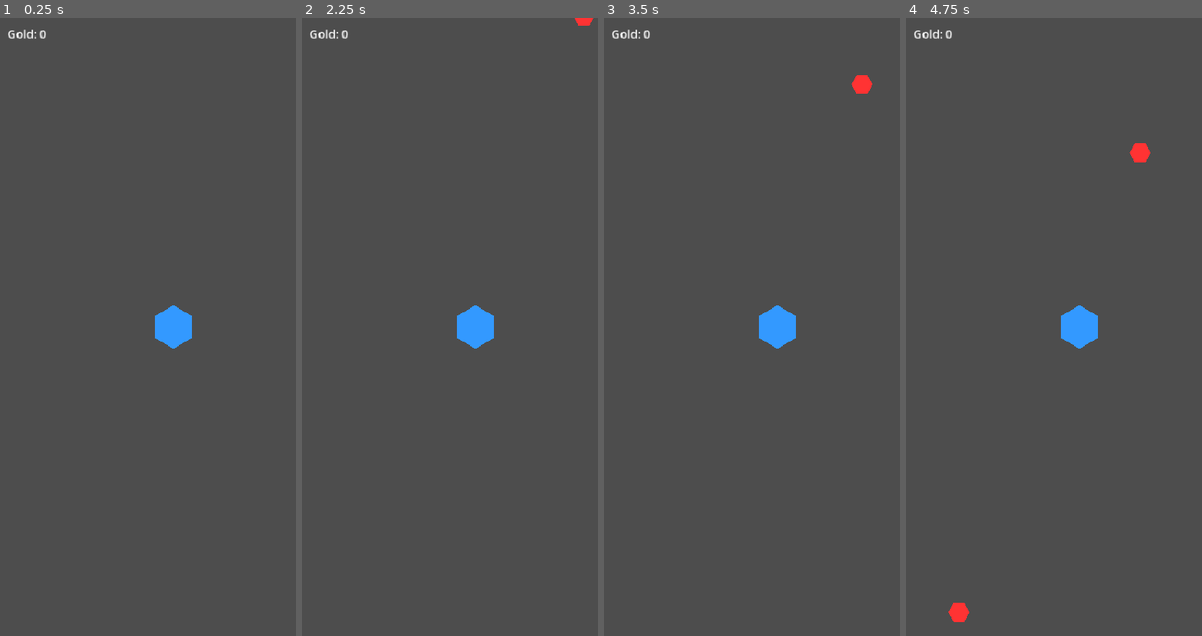
Above: before the commit, frames 1-4 (left to right).
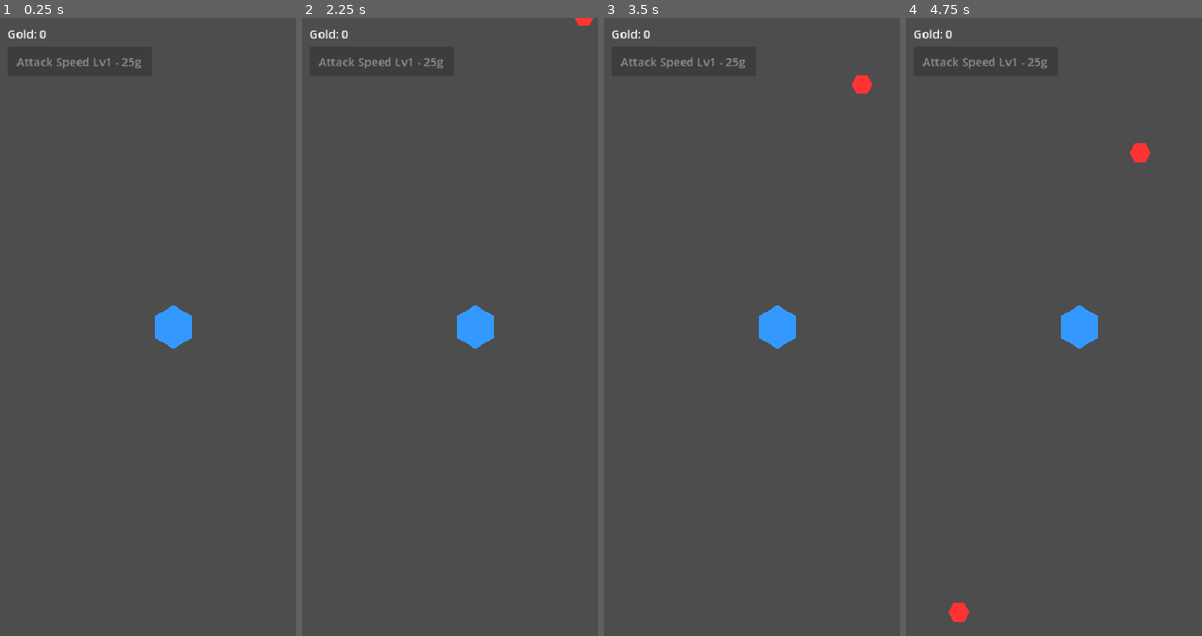
Above: after the commit, the same moments.

Repository: elydarstudio/Base_Defence
Game: Godot game, scene res://main.tscn
Two runs of this game, one before a commit and one after it. Both use one fixed random seed, a clock stepped at 60 frames per second and the inputs below.
Inputs:
- Up to frame 1 (0.25 s): no input
- Up to frame 2 (2.25 s): tap Enter at 0.5, 2 s; tap Space at 1.25 s
- Up to frame 3 (3.5 s): no input
- Up to frame 4 (4.75 s): no input

The runs differ from the first frame. In frame 1, 0.2% of the frame differs, in the area x 5-48%, y 6-9%; in frame 2, 0.2%; in frame 3, 0.2%; in frame 4, 0.2%.

Commit message:
step 4: attack speed upgrade purchasable mid-run, scaling cost

Diff:
--- a/base-defence/Scripts/main.gd
+++ b/base-defence/Scripts/main.gd
@@ -8,10 +8,16 @@
 
 var currency: int = 0
 
+# Upgrade tracking
+var attack_speed_level: int = 0
+var attack_speed_cost: int = 25
+var attack_speed_max: int = 10
+
 func _ready():
 	bullet_scene = preload("res://Scenes/Projectile.tscn")
 	enemy_scene = preload("res://Scenes/Enemy.tscn")
 	$Base.set_bullet_scene(bullet_scene)
+	_update_ui()
 
 func _process(delta):
 	spawn_timer += delta
@@ -27,7 +33,28 @@
 
 func add_currency(amount: int):
 	currency += amount
+	_update_ui()
+
+func _update_ui():
 	$UI/CurrencyLabel.text = "Gold: " + str(currency)
+	var btn = $UI/UpgradeButton
+	if attack_speed_level >= attack_speed_max:
+		btn.text = "Attack Speed - MAXED"
+		btn.disabled = true
+	else:
+		btn.text = "Attack Speed Lv" + str(attack_speed_level + 1) + " - " + str(attack_speed_cost) + "g"
+		btn.disabled = currency < attack_speed_cost
+
+func _on_upgrade_button_pressed():
+	if currency < attack_speed_cost:
+		return
+	if attack_speed_level >= attack_speed_max:
+		return
+	currency -= attack_speed_cost
+	attack_speed_level += 1
+	attack_speed_cost = int(attack_speed_cost * 1.4)  # scaling cost
+	$Base.fire_rate += 0.5  # each level adds 0.5 shots/sec
+	_update_ui()
 
 func _random_edge_position() -> Vector2:
 	var edge = randi() % 4
--- a/base-defence/main.tscn
+++ b/base-defence/main.tscn
@@ -25,3 +25,12 @@
 offset_right = 64.0
 offset_bottom = 33.0
 text = "Gold: 0"
+
+[node name="UpgradeButton" type="Button" parent="UI" unique_id=265391627]
+offset_left = 10.0
+offset_top = 40.0
+offset_right = 210.0
+offset_bottom = 80.0
+text = "Attack Speed - 25g"
+
+[connection signal="pressed" from="UI/UpgradeButton" to="." method="_on_upgrade_button_pressed"]
